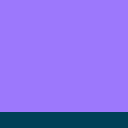
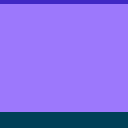
Layers edited between the first and the second 128x128 image:
painted on "Background" over [0, 0, 128, 4]
